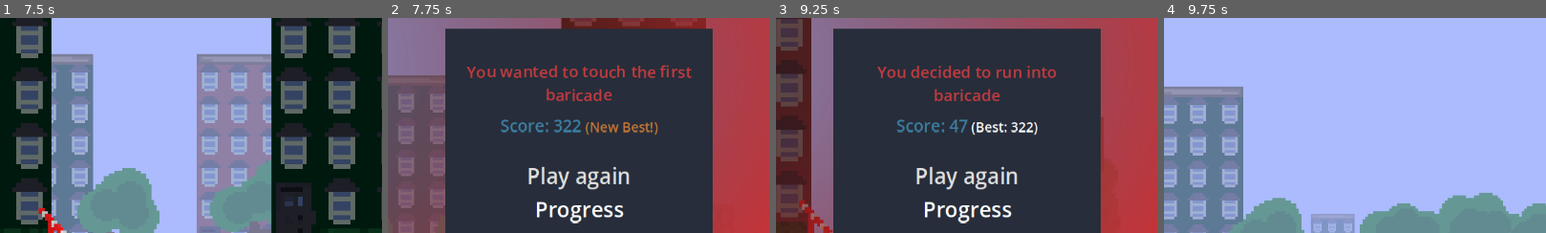
Above: before the commit, frames 1-4 (left to right).
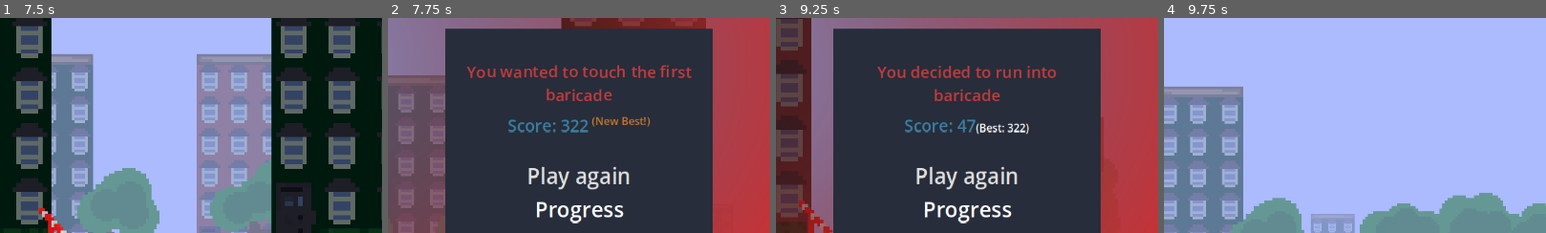
Above: after the commit, the same moments.

Repository: kir-55/Unstable
Game: Godot game, scene res://Scenes/main.tscn
Two runs of this game, one before a commit and one after it. Both use one fixed random seed, a clock stepped at 60 frames per second and the inputs below.
Inputs (mouse positions are % of the whole screen's width and height, from its top left):
- Up to frame 1 (7.5 s): click "Play" at 0.5 s; move the mouse to (72, 45) at 1.27 s; hold Space (up) 1.28-2 s; click (72, 45) at 1.42 s; drag from (30, 55) to (45, 70) at 2.02 s; move the mouse to (60, 28) at 2.77 s; tap Shift (dash) at 2.85, 5.85 s; tap Space (up) at 3.05, 7.35 s; drag from (45, 70) to (20, 35) at 3.52 s; move the mouse to (80, 65) at 4.27 s; hold Space (up) 4.28-5 s; drag from (20, 35) to (24, 87) at 5.02 s; move the mouse to (55, 50) at 5.77 s; hold Space (up) 5.78-6.5 s; click (55, 50) at 5.92 s; drag from (35, 25) to (30, 55) at 6.52 s; move the mouse to (72, 45) at 7.27 s
- Up to frame 2 (7.75 s): tap Space (up) at 7.52 s
- Up to frame 3 (9.25 s): tap Space (up) at 7.82 s; click "Play again" at 8 s; drag from (30, 55) to (58, 80) at 8.77 s
- Up to frame 4 (9.75 s): click "Play again" at 9.5 s
The pictures show only the part of the screen within x 42-92%, y 20-70%; the shares and areas given below are measured in that part.

Frame 1 is identical in both runs. In frame 2, 1.5% of the frame differs, in the area x 29-71%, y 45-55%; in frame 3, 1.2%; in frame 4, nothing differs.

Commit message:
Superscript added to extend bbcode

Diff:
--- /dev/null
+++ b/Scenes/Menus/superscript_effect.gd
@@ -0,0 +1,13 @@
+@tool
+class_name SuperscriptEffect
+extends RichTextEffect
+
+
+
+var bbcode = "sup"  # Define the BBCode tag
+
+# Called for each character in the text
+func _process_custom_fx(char_fx):
+	char_fx.offset.y -= 10  # Move text up (adjust as needed)
+	#char_fx.font_size *= 0.7    # Scale text smaller (adjust as needed)
+	return true
--- a/Scenes/menus/game_over_menu.tscn
+++ b/Scenes/menus/game_over_menu.tscn
@@ -1,8 +1,9 @@
-[gd_scene load_steps=6 format=3 uid="uid://hj7nfep0o7s3"]
+[gd_scene load_steps=9 format=3 uid="uid://hj7nfep0o7s3"]
 
 [ext_resource type="Script" path="res://Scripts/Menus/game_over_menu.gd" id="1_fseod"]
 [ext_resource type="StyleBox" uid="uid://bexrdmx650haa" path="res://Styles/panel.tres" id="2_1y0su"]
 [ext_resource type="StyleBox" uid="uid://sr3rv6n41wdu" path="res://Styles/transparent_button.tres" id="3_ca5b1"]
+[ext_resource type="Script" path="res://Scenes/Menus/superscript_effect.gd" id="4_eh833"]
 
 [sub_resource type="Gradient" id="Gradient_18d3l"]
 colors = PackedColorArray(0, 0, 0, 0, 0.8, 0.192157, 0.2, 1)
@@ -15,6 +16,12 @@
 fill_from = Vector2(0, 0.3)
 fill_to = Vector2(0.991453, 0)
 metadata/_snap_enabled = true
+
+[sub_resource type="RichTextEffect" id="RichTextEffect_j0opp"]
+script = ExtResource("4_eh833")
+
+[sub_resource type="RichTextEffect" id="RichTextEffect_xlhj1"]
+script = ExtResource("4_eh833")
 
 [node name="GameOverMenu" type="Control" node_paths=PackedStringArray("death_info", "new_amulet_count_label")]
 layout_mode = 3
@@ -82,6 +89,7 @@
 custom_minimum_size = Vector2(0, 60)
 layout_mode = 2
 bbcode_enabled = true
+custom_effects = [SubResource("RichTextEffect_j0opp")]
 
 [node name="Margin2" type="Control" parent="Panel/MarginContainer/VBoxContainer"]
 layout_mode = 2
@@ -103,6 +111,7 @@
 theme_override_font_sizes/normal_font_size = 32
 bbcode_enabled = true
 fit_content = true
+custom_effects = [SubResource("RichTextEffect_xlhj1")]
 
 [node name="Progress" type="Button" parent="Panel/MarginContainer/VBoxContainer/RichTextLabel"]
 show_behind_parent = true
--- a/Scripts/menus/game_over_menu.gd
+++ b/Scripts/menus/game_over_menu.gd
@@ -24,12 +24,12 @@
 	if !death_info:
 		return
 	if GlobalVariables.last_score == GlobalVariables.best_score:
-		death_info.append_text("[center][font_size=25][color='#3d80a3']Score: " + str(GlobalVariables.last_score) + "[/color][/font_size][color='#c57835'][font_size=20][shake rate=5 level=10] (New Best!)[/shake][/font_size][/color][/center]")
+		death_info.append_text("[center][font_size=25][color='#3d80a3']Score: " + str(GlobalVariables.last_score) + "[/color][/font_size][color='#c57835'][font_size=16][shake rate=5 level=10][sup] (New Best!)[/sup][/shake][/font_size][/color][/center]")
 	else:
-		death_info.append_text("[center][font_size=25][color='#3d80a3']Score: " + str(GlobalVariables.last_score) + "[/color][/font_size][font_size=20] (Best: " + str(GlobalVariables.best_score) + ")[/font_size][/center]")
+		death_info.append_text("[center][font_size=25][color='#3d80a3']Score: " + str(GlobalVariables.last_score) + "[/color][/font_size][font_size=16](Best: " + str(GlobalVariables.best_score) + ")[/font_size][/center]")
 
 func _on_new_amulet_count_ready():
 	if GlobalVariables.player_new_amulets.size() > 0:
-		new_amulet_count_label.append_text('[center]Progress [/center][color="#c57835"][font_size=20][shake rate=5 level=10](' + str(GlobalVariables.player_new_amulets.size()) + ' New!)[/shake][/font_size][/color]')
+		new_amulet_count_label.append_text('[center]Progress [/center][color="#c57835"][font_size=16][shake rate=5 level=10][sup](' + str(GlobalVariables.player_new_amulets.size()) + ' New!)[/sup][/shake][/font_size][/color]')
 	else:
 		new_amulet_count_label.append_text("[center]Progress[/center]")
